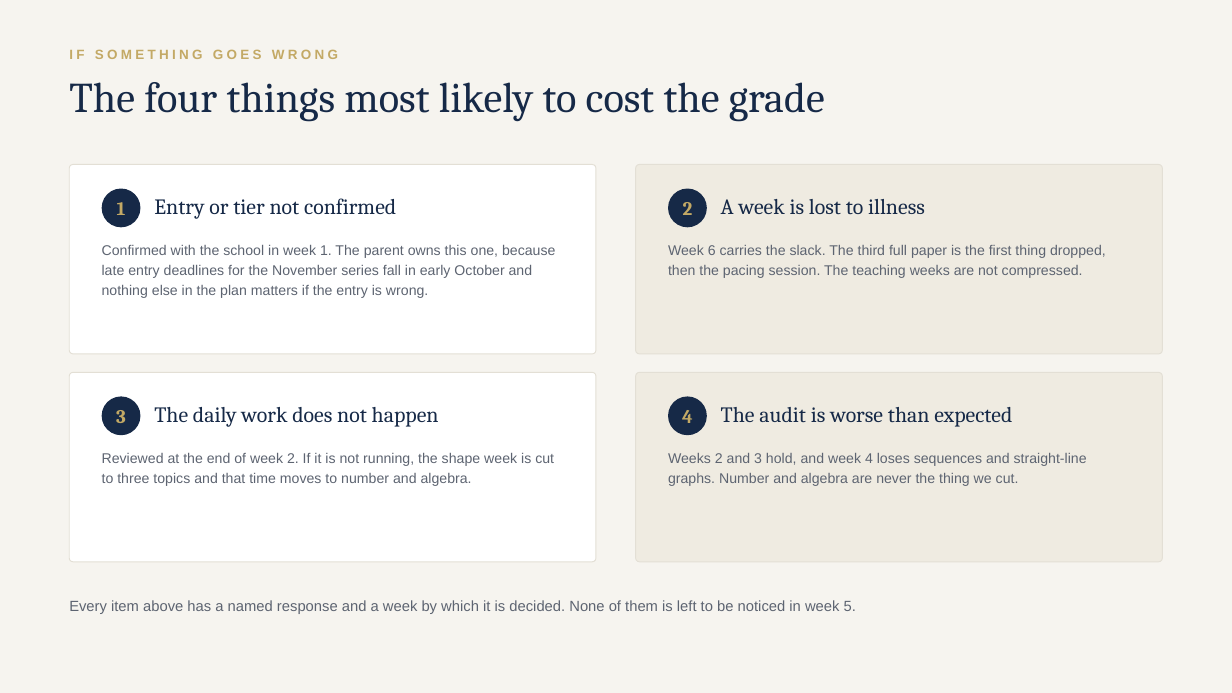
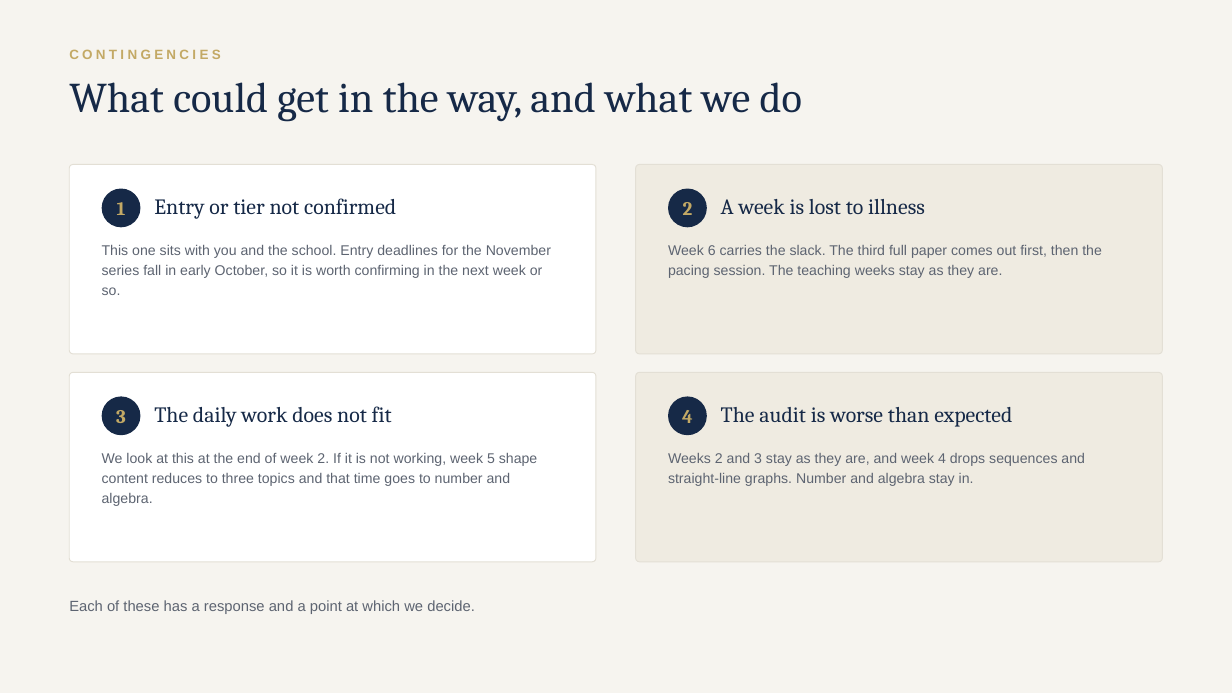
Before and after one commit to AliAljawabra/Daily, a slide deck: slide 15 of tutoring/charlotte/Charlotte_maths_plan.pptx. Drawn at 1232x693 pixels with LibreOffice and Linux fonts; fonts in the diff are those of the drawing. Boxes give left, top, right and bottom in pixels: in the first picture for what was removed or moved away, otherwise in the second. Text is boxed around its words. In the diff, an @@ line names an element or a change of style, - is before the commit and + after.

```diff
--- a/tutoring/charlotte/Charlotte_maths_plan.pptx
+++ b/tutoring/charlotte/Charlotte_maths_plan.pptx
@@ text at (69,49,220,59): text changed @@
-IF SOMETHING GOES WRONG
+CONTINGENCIES
@@ text at (69,82,802,122): text changed @@
-The four things most likely to cost the grade
+What could get in the way, and what we do
@@ text at (102,245,551,295): text changed @@
-Confirmed with the school in week 1. The parent owns this one, because late entry deadlines for the November series fall in early October and nothing else in the plan matters if the entry is wrong.
+This one sits with you and the school. Entry deadlines for the November series fall in early October, so it is worth confirming in the next week or so.
@@ text at (668,245,1102,278): text changed @@
-Week 6 carries the slack. The third full paper is the first thing dropped, then the pacing session. The teaching weeks are not compressed.
+Week 6 carries the slack. The third full paper comes out first, then the pacing session. The teaching weeks stay as they are.
@@ text at (154,406,392,427): text changed @@
-The daily work does not happen
+The daily work does not fit
@@ text at (102,453,538,506): text changed @@
-Reviewed at the end of week 2. If it is not running, the shape week is cut to three topics and that time moves to number and algebra.
+We look at this at the end of week 2. If it is not working, week 5 shape content reduces to three topics and that time goes to number and algebra.
@@ text at (668,453,1085,486): text changed @@
-Weeks 2 and 3 hold, and week 4 loses sequences and straight-line graphs. Number and algebra are never the thing we cut.
+Weeks 2 and 3 stay as they are, and week 4 drops sequences and straight-line graphs. Number and algebra stay in.
@@ text at (69,600,475,614): text changed @@
-Every item above has a named response and a week by which it is decided. None of them is left to be noticed in week 5.
+Each of these has a response and a point at which we decide.
```
Also in this commit, not shown: 15 other slides changed, 2 other files.
